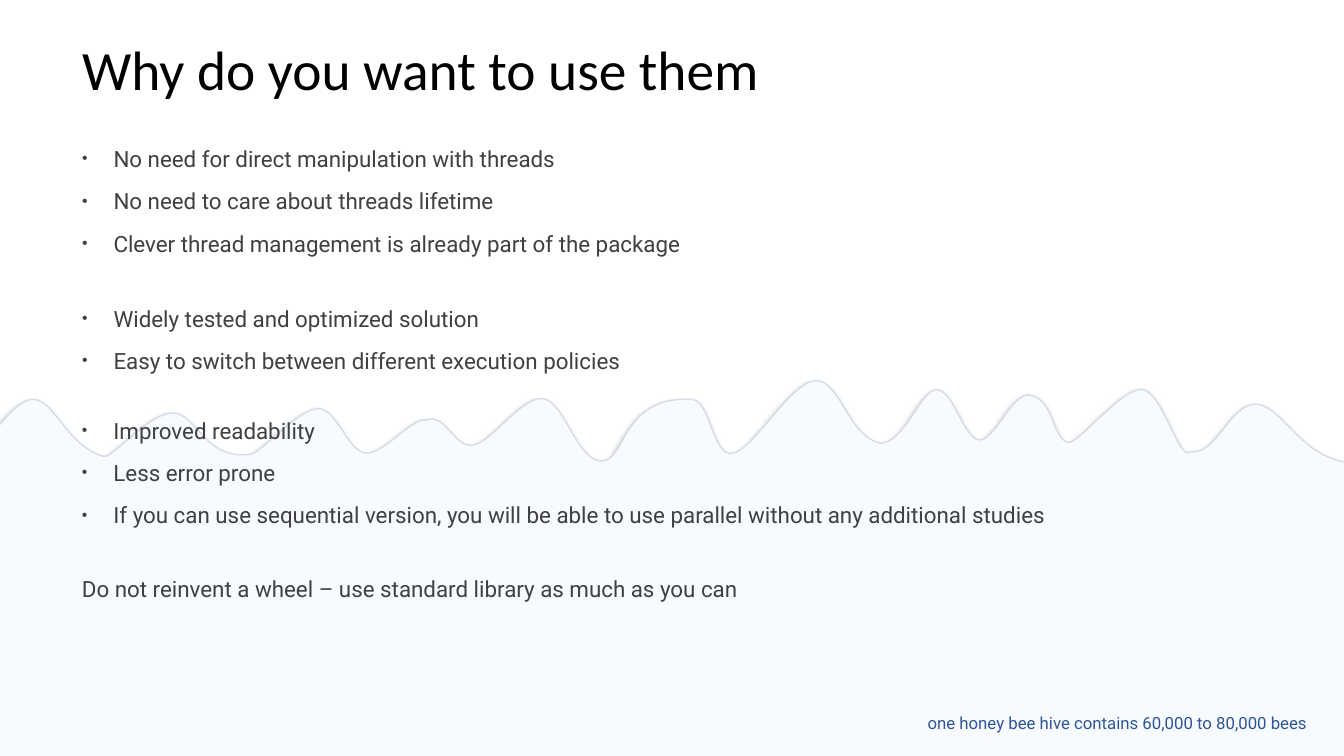
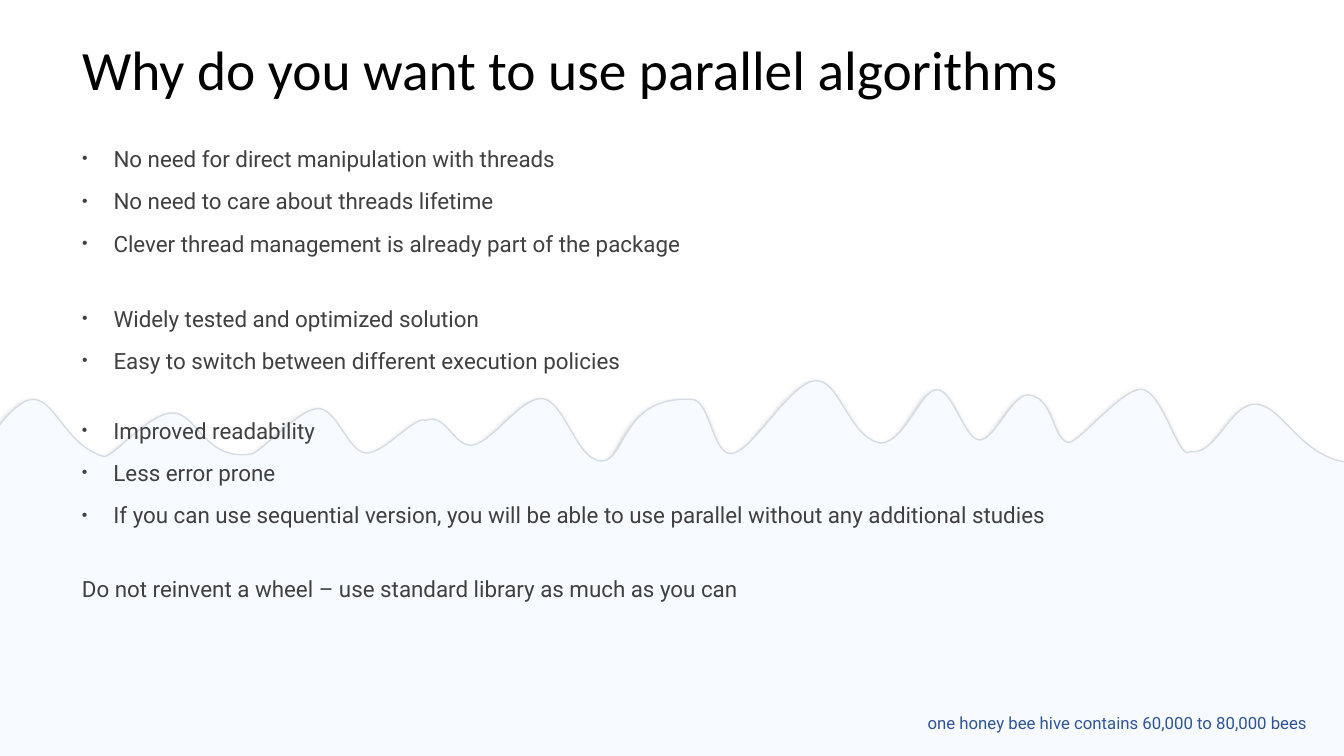
Before and after one commit to EmptySquareBubble/StoriesFromAParallelUniverse-, a slide deck: slide 6 of stories_from_a_paralel_universe.pptx. Drawn at 1344x756 pixels with LibreOffice and Linux fonts; fonts in the diff are those of the drawing. Boxes give left, top, right and bottom in pixels: in the first picture for what was removed or moved away, otherwise in the second. Text is boxed around its words. In the diff, an @@ line names an element or a change of style, - is before the commit and + after.

```diff
--- a/stories_from_a_paralel_universe.pptx
+++ b/stories_from_a_paralel_universe.pptx
@@ title at [82,51,1058,100]: text changed @@
-Why do you want to use them
+Why do you want to use parallel algorithms
```
Also in this commit, not shown: 9 other slides changed, 2 slides added.
